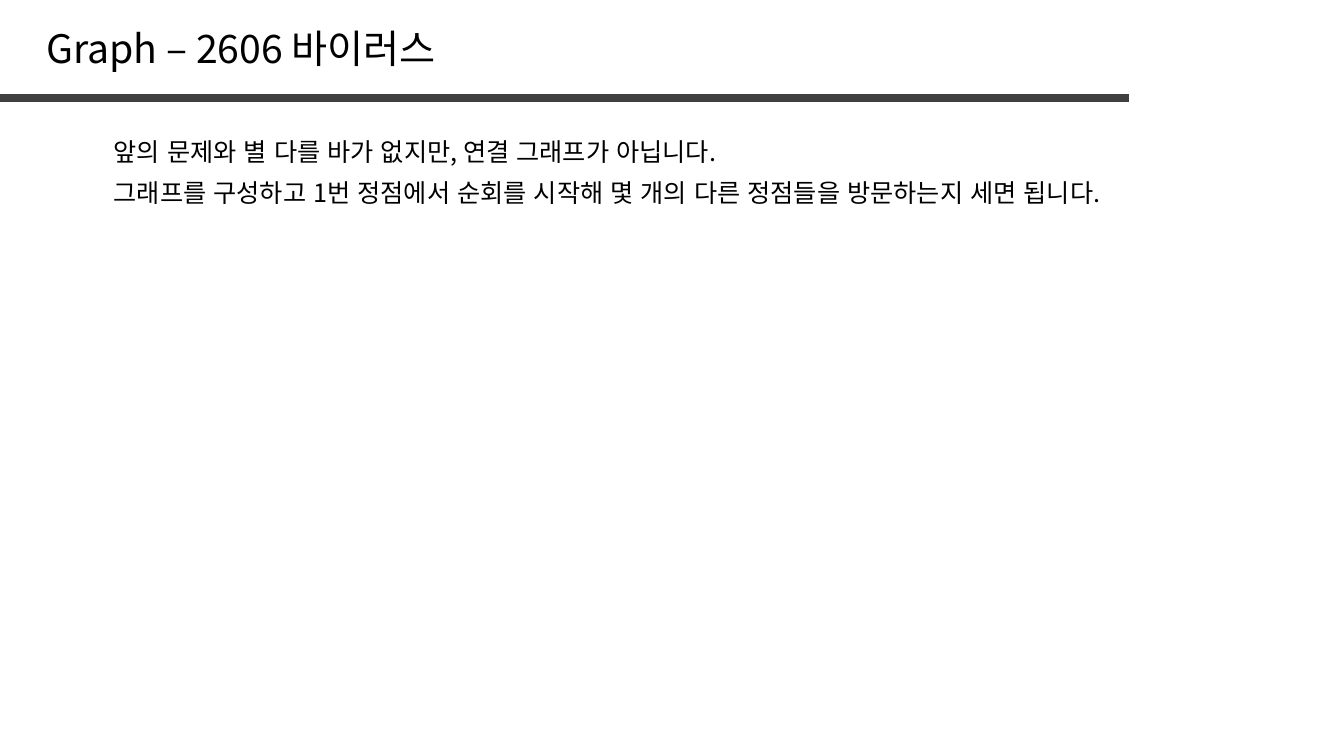
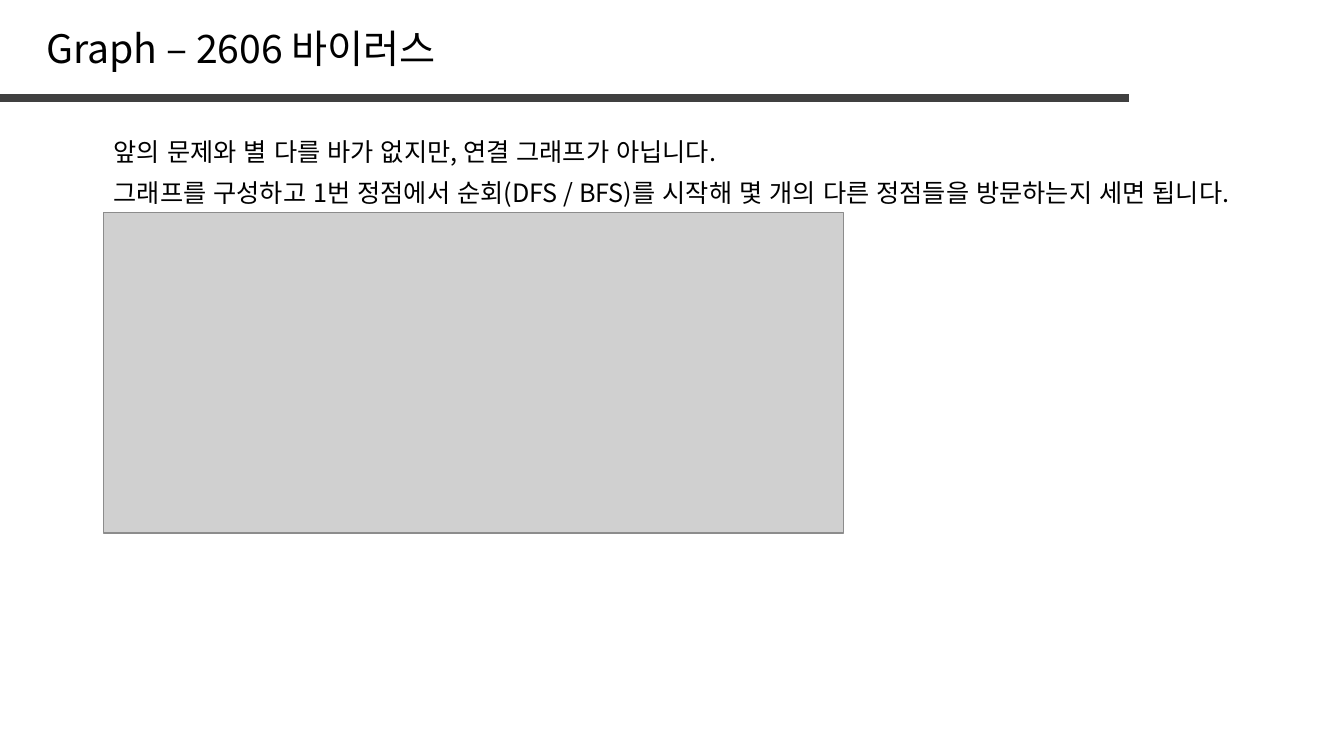
Before and after one commit to jaehoo1/PS-study, a slide deck: slide 39 of study/8_Tree, Graph.pptx. Drawn at 1344x756 pixels with LibreOffice and Linux fonts; fonts in the diff are those of the drawing; grey boxes stand for pictures. Boxes give left, top, right and bottom in pixels: in the first picture for what was removed or moved away, otherwise in the second. Text is boxed around its words. In the diff, an @@ line names an element or a change of style, - is before the commit and + after.

```diff
--- a/study/8_Tree, Graph.pptx
+++ b/study/8_Tree, Graph.pptx
@@ text at bbox=[114, 181, 1230, 207]: text changed @@
-그래프를 구성하고 1번 정점에서 순회를 시작해 몇 개의 다른 정점들을 방문하는지 세면 됩니다.
+그래프를 구성하고 1번 정점에서 순회(DFS / BFS)를 시작해 몇 개의 다른 정점들을 방문하는지 세면 됩니다.
@@ picture added at bbox=[104, 213, 844, 533] @@
```
Also in this commit, not shown: 2 slides added.
